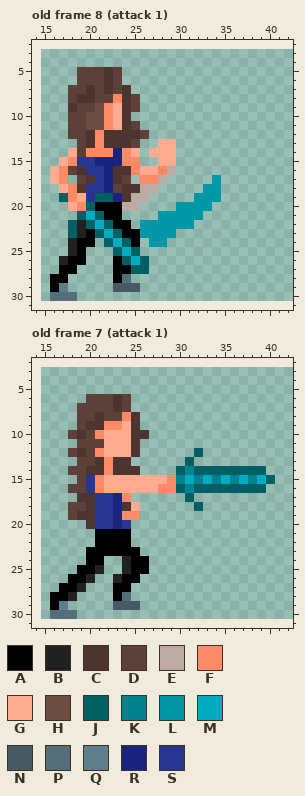
Two states of a pixel-art file, assets/characters/lilah.aseprite. Above: the version before the commit.
28x28 pixels, 8 frames. Colours within 5 levels of each other are drawn and written as one. Shown: old frame 8 (attack 1): x 14..42, y 2..31; old frame 7 (attack 1): x 14..42, y 2..31. The old version is drawn lined up with the new one, on the new canvas. The commit also changed other frames, which this record leaves out.
Palette (. is transparent): A #000000  B #212121  C #4e342e  D #5d4037  E #bcaaa4  F #ff8a65  G #ffab91  H #6d4c41  J #006064  K #00838f  L #0097a7  M #00acc1  N #455a64  P #546e7a  Q #607d8b  R #1a237e  S #283593
Pixels before, old frame 8 (attack 1), first column x 16:
 5 ...DDDCD...........
 6 ...DDDCD...........
 7 ..DDCDCDC..........
 8 ..DCCDDFCD.........
 9 ..CDDHFGCD.........
10 ..DDHHFGC..........
11 ..DDHHFGCD.........
12 ..DDCFCCCCD........
13 ...DCFCCCD..GG.....
14 ..GDFFFRFG.GGG.....
15 .GFSSRRRFF..GG.....
16 GFDCSSRCCFGGFE.....
17 GF.DCSRCD.FFE.....L
18 .GFCSSRDCCEE.....LL
19 .JFGSJJRCEE.....LLL
20 ..GFJAAAEE....LLLL.
21 ...JMJAA....LLLLL..
22 ..JBJMJAA.LLLLLL...
23 ..JBAJMJAALLLL.....
24 ..BAA.JMJA.LL......
25 ..BA...JMJ.........
26 .BAA...AJMJ........
27 .AA....AAJJ........
28 AA.....AP..........
29 AQ.....NNN.........
30 PPP................
Pixels before, old frame 7 (attack 1), first column x 16:
 6 ....DDDCD................
 7 ...DDDDCD................
 8 ...DDCDDFC...............
 9 ...DCCFFGC...............
10 ..DCDFGGGCC..............
11 ...DDDGGGC...............
12 ..DCDFGGGC......J........
13 ...DDCFCC......J.........
14 ..DDCCFCCC....JKJJJJJJJJ.
15 ...DSFGGGGGGGFKMKMKMKMKMJ
16 ..DDSFGGGGGGFFJKJJJJJJJJ.
17 ...CCSSRF......J.........
18 ..DDCSSRCG......J........
19 ..DCCSSRFF...............
20 ....CSSRS................
21 .....AAAA................
22 .....AAAA................
23 ....AAAAAA...............
24 ....AA..BAA..............
25 ...AAB..BAA..............
26 ..AAB..BAA...............
27 .AAB...AA................
28 AAB....AP................
29 AQ.....NNN...............
30 PPP......................
And afterwards:
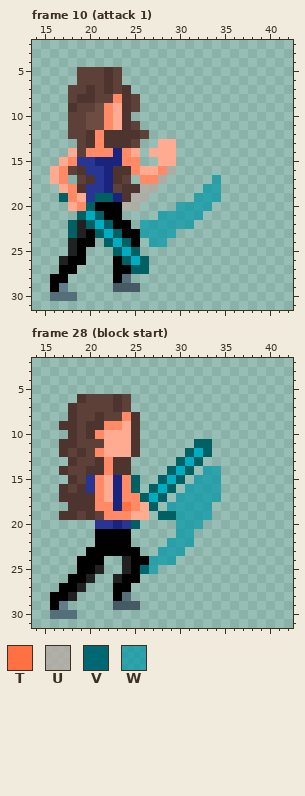
Colours new in this view: T #ff7043  U #bcaaa4af  V #006873  W #0097a7af
A new or re-ordered frame is compared with the old frame closest to it.
From the commit log: incorporation of block animation logic
Changes in this commit:
canvas 28x28 -> 50x34, the old top-left corner now at 15,3
frames 8 -> 33
Changed rows in their new state; - is an unchanged pixel.
Frame 10 (attack 1) is new; against old frame 8 (attack 1):
first column x 24:
16 -----U-----
17 ----U-----W
18 --UU-----WW
19 -UU-----WWW
20 UU----WWWW-
21 ----WWWWW--
22 --WWWWWW---
23 --WWWW-----
24 ---WW------
Frame 28 (block start) is new; against old frame 7 (attack 1):
first column x 17:
 6 --C---------------------
 7 -C----------------------
 8 -C----------------------
 9 CC----------------------
10 -CDC-----.--------------
11 CC-------------JJ-------
12 C-------------JMJ-------
13 -C-----------JMJ--------
14 C-------.---JMJ.WW.....-
15 -C----RFJ..JMJ.WWW......
16 C-C---RFJ.JMJ.WWWW.....-
17 CC--FG--FJMJ-WWWWW------
18 -CC-FF-TFGJ-WWWWW-------
19 CCD-DFF-GG-JJWWWW-------
20 ---.----J----WWW--------
21 -------------WW---------
22 ------------WWW---------
23 -----------WWW----------
24 --A-------WWW-----------
25 ---------VW-------------
Pixel boxes of the changes (left, top, right, bottom) in both pictures:
changed: (122, 166, 221, 247)
changed: (59, 394, 275, 574)
